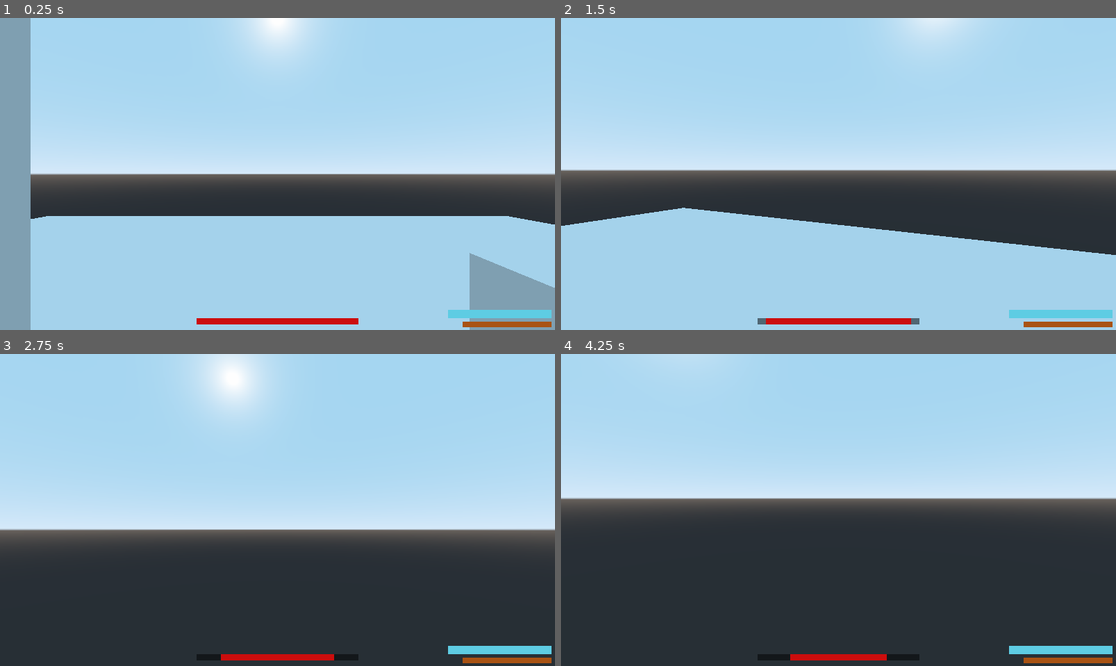
Above: before the commit, frames 1-4 (two rows, left to right).
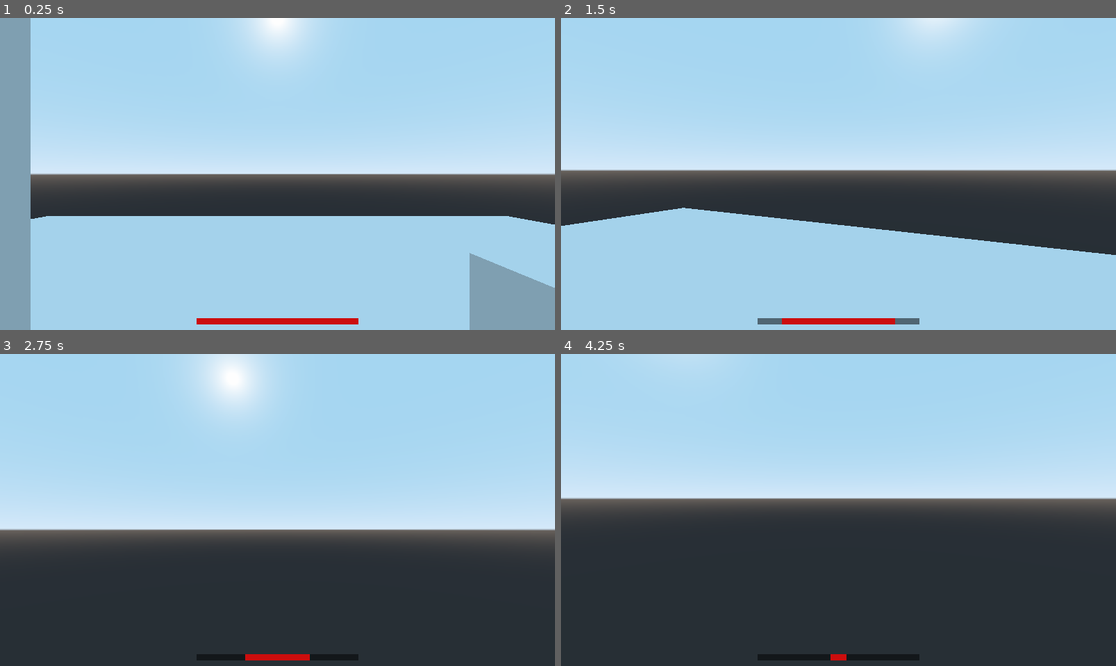
Above: after the commit, the same moments.

Repository: Draconis-25/M-Fps
Game: Godot game, scene res://src/World.tscn
The game is run twice, just before and just after one commit, with the same random seed, the same clock (stepped at 60 frames per second) and the same inputs.
Inputs (mouse positions are in pixels of both pictures, inside the frame that each line leads up to):
- Up to frame 1 (0.25 s): no input
- Up to frame 2 (1.5 s): move the mouse to (866, 174) at 0.52 s; hold W (forward) from 0.53 s (still down); tap Space (jump) at 0.77 s; move the mouse to (810, 174) at 1.27 s
- Up to frame 3 (2.75 s): keep holding W (forward); tap Space (jump) at 1.52 s; move the mouse to (288, 503) at 2.02 s
- Up to frame 4 (4.25 s): keep holding W (forward); move the mouse to (832, 516) at 2.77 s; tap Space (jump) at 3.02, 3.77 s; tap Enter at 3.5 s; move the mouse to (877, 513) at 3.52 s

The runs differ from the first frame. In frame 1, 0.8% of the frame differs, in the area x 80-100%, y 93-100%; in frame 2, 0.9%; in frame 3, 1.0%; in frame 4, 1.1%, in the area x 41-100%, y 93-100%.

Commit message:
lots of stuff

Diff:
--- a/project.godot
+++ b/project.godot
@@ -7,6 +7,16 @@
 ;   param=value ; assign values to parameters
 
 config_version=4
+
+_global_script_classes=[ {
+"base": "KinematicBody",
+"class": "Player",
+"language": "GDScript",
+"path": "res://src/Player/Player.gd"
+} ]
+_global_script_class_icons={
+"Player": ""
+}
 
 [application]
 
--- /dev/null
+++ b/res/Darkgrid.tres
@@ -0,0 +1,8 @@
+[gd_resource type="SpatialMaterial" load_steps=2 format=2]
+
+[ext_resource path="res://res/Dark/texture_01.png" type="Texture" id=1]
+
+[resource]
+flags_world_triplanar = true
+albedo_texture = ExtResource( 1 )
+uv1_triplanar = true
--- /dev/null
+++ b/res/Greengrid.tres
@@ -0,0 +1,8 @@
+[gd_resource type="SpatialMaterial" load_steps=2 format=2]
+
+[ext_resource path="res://res/Green/texture_01.png" type="Texture" id=1]
+
+[resource]
+flags_world_triplanar = true
+albedo_texture = ExtResource( 1 )
+uv1_triplanar = true
--- /dev/null
+++ b/res/Redgrid.tres
@@ -0,0 +1,10 @@
+[gd_resource type="SpatialMaterial" load_steps=2 format=2]
+
+[ext_resource path="res://res/Red/texture_01.png" type="Texture" id=1]
+
+[resource]
+flags_transparent = true
+flags_world_triplanar = true
+albedo_color = Color( 1, 1, 1, 0.588235 )
+albedo_texture = ExtResource( 1 )
+uv1_triplanar = true
--- /dev/null
+++ b/src/LVL/Lv1.tscn
@@ -0,0 +1,112 @@
+[gd_scene load_steps=10 format=2]
+
+[ext_resource path="res://src/Player/Player.tscn" type="PackedScene" id=1]
+[ext_resource path="res://res/Darkgrid.tres" type="Material" id=2]
+[ext_resource path="res://src/Scenes/Deadline.tscn" type="PackedScene" id=3]
+[ext_resource path="res://res/photo_studio_01_2k.hdr" type="Texture" id=4]
+[ext_resource path="res://src/Meshes/Mesh.tscn" type="PackedScene" id=5]
+[ext_resource path="res://waypoint.tscn" type="PackedScene" id=6]
+
+[sub_resource type="PanoramaSky" id=1]
+panorama = ExtResource( 4 )
+
+[sub_resource type="Environment" id=2]
+background_mode = 3
+background_sky = SubResource( 1 )
+
+[sub_resource type="BoxShape" id=3]
+extents = Vector3( 5, 2, 2 )
+
+[node name="Lv1" type="Spatial"]
+
+[node name="CSGCombiner" type="CSGCombiner" parent="."]
+use_collision = true
+
+[node name="CSGBox" type="CSGBox" parent="CSGCombiner"]
+width = 10.0
+depth = 10.0
+material = ExtResource( 2 )
+
+[node name="CSGBox5" type="CSGBox" parent="CSGCombiner"]
+transform = Transform( 1, 0, 0, 0, 1, 0, 0, 0, 1, 0, 0, -40 )
+width = 10.0
+depth = 10.0
+material = ExtResource( 2 )
+
+[node name="CSGBox2" type="CSGBox" parent="CSGCombiner"]
+transform = Transform( -4.37114e-08, 1, 0, -1, -4.37114e-08, 0, 0, 0, 1, -6, 7, -20 )
+width = 16.0
+depth = 50.0
+material = ExtResource( 2 )
+
+[node name="CSGBox3" type="CSGBox" parent="CSGCombiner"]
+transform = Transform( -4.37114e-08, 1, 0, -1, -4.37114e-08, 0, 0, 0, 1, 6, 7, -20 )
+width = 16.0
+depth = 50.0
+material = ExtResource( 2 )
+
+[node name="CSGBox4" type="CSGBox" parent="CSGCombiner"]
+transform = Transform( 1.91069e-15, -4.37114e-08, -1, -1, -4.37114e-08, 0, -4.37114e-08, 1, -4.37114e-08, 0, 7, 6 )
+width = 16.0
+depth = 14.0
+material = ExtResource( 2 )
+
+[node name="CSGBox6" type="CSGBox" parent="CSGCombiner"]
+transform = Transform( 1.91069e-15, -4.37114e-08, -1, -1, -4.37114e-08, 0, -4.37114e-08, 1, -4.37114e-08, 0, 7, -46 )
+width = 16.0
+depth = 14.0
+material = ExtResource( 2 )
+
+[node name="Env" type="Spatial" parent="."]
+
+[node name="WorldEnvironment" type="WorldEnvironment" parent="Env"]
+environment = SubResource( 2 )
+
+[node name="Player" parent="." instance=ExtResource( 1 )]
+transform = Transform( 1, 0, 0, 0, 1, 0, 0, 0, 1, 0, 3, 0 )
+
+[node name="Area" parent="." instance=ExtResource( 3 )]
+transform = Transform( 1, 0, 0, 0, 1, 0, 0, 0, 1, 0, -10, -21 )
+
+[node name="Spatial" type="Spatial" parent="."]
+
+[node name="Spatial" parent="Spatial" instance=ExtResource( 5 )]
+transform = Transform( 1, 0, 0, 0, 1, 0, 0, 0, 1, 0, 0, -7 )
+type = 2
+
+[node name="Spatial2" parent="Spatial" instance=ExtResource( 5 )]
+transform = Transform( 1, 0, 0, 0, 1, 0, 0, 0, 1, 0, 0, -11 )
+
+[node name="Spatial3" parent="Spatial" instance=ExtResource( 5 )]
+transform = Transform( 1, 0, 0, 0, 1, 0, 0, 0, 1, 3, 0, -14 )
+
+[node name="Spatial4" parent="Spatial" instance=ExtResource( 5 )]
+transform = Transform( 1, 0, 0, 0, 1, 0, 0, 0, 1, 0, 0, -17 )
+
+[node name="Spatial5" parent="Spatial" instance=ExtResource( 5 )]
+transform = Transform( 1, 0, 0, 0, 1, 0, 0, 0, 1, -3, 0, -21 )
+
+[node name="Spatial6" parent="Spatial" instance=ExtResource( 5 )]
+transform = Transform( 1, 0, 0, 0, 1, 0, 0, 0, 1, 0, 0, -21 )
+type = 2
+
+[node name="Spatial7" parent="Spatial" instance=ExtResource( 5 )]
+transform = Transform( 1, 0, 0, 0, 1, 0, 0, 0, 1, 0, 0, -25 )
+
+[node name="Spatial8" parent="Spatial" instance=ExtResource( 5 )]
+transform = Transform( 1, 0, 0, 0, 1, 0, 0, 0, 1, 0, 0, -30 )
+
+[node name="Spatial9" parent="Spatial" instance=ExtResource( 5 )]
+transform = Transform( 1, 0, 0, 0, 1, 0, 0, 0, 1, 0, 0, -33 )
+
+[node name="Area2" type="Area" parent="."]
+transform = Transform( 1, 0, 0, 0, 1, 0, 0, 0, 1, 0, 2, -43 )
+
+[node name="Position3D" type="Position3D" parent="Area2"]
+
+[node name="Waypoint" parent="Area2/Position3D" instance=ExtResource( 6 )]
+text = ""
+
+[node name="CollisionShape" type="CollisionShape" parent="Area2"]
+transform = Transform( 1, 0, 0, 0, 1, 0, 0, 0, 1, 0, 1, 0 )
+shape = SubResource( 3 )
--- a/src/Meshes/Mesh.gd
+++ b/src/Meshes/Mesh.gd
@@ -2,8 +2,8 @@
 
 export(int, 1, 2) var type = 1
 
-export var mat = preload("res://src/Meshes/mesh.tres")
-export var tmat = preload("res://src/Meshes/mesh-t.tres")
+export var mat = preload("res://res/Greengrid.tres")
+export var tmat = preload("res://res/Redgrid.tres")
 
 onready var collision =  $StaticBody/CollisionShape
 
--- a/src/Player/Player.gd
+++ b/src/Player/Player.gd
@@ -1,4 +1,5 @@
 extends KinematicBody
+class_name Player
 
 const ACCEL_DEFAULT = 7
 const ACCEL_AIR = 1
@@ -50,7 +51,7 @@
 		camera.set_as_toplevel(false)
 		camera.global_transform = head.global_transform
 
-	change_bar.value = timer.time_left
+	change_bar.value = timer.time_left *2
 	health_bar.value = health
 	ability_bar.value =ability
 
--- a/src/Player/Player.tscn
+++ b/src/Player/Player.tscn
@@ -51,6 +51,7 @@
 }
 
 [node name="HealthBar" type="TextureProgress" parent="GUI"]
+visible = false
 anchor_left = 0.807
 anchor_top = 0.935
 anchor_right = 0.995
@@ -69,6 +70,7 @@
 }
 
 [node name="AbilityBar" type="TextureProgress" parent="GUI"]
+visible = false
 anchor_left = 0.833042
 anchor_top = 0.972037
 anchor_right = 0.995
@@ -88,7 +90,7 @@
 }
 
 [node name="Timer" type="Timer" parent="."]
-wait_time = 10.0
+wait_time = 5.0
 autostart = true
 
 [connection signal="timeout" from="Timer" to="." method="_on_Timer_timeout"]
--- /dev/null
+++ b/src/Scenes/Deadline.gd
@@ -0,0 +1,7 @@
+extends Area
+
+
+
+func _on_Deadline_body_entered(body):
+	if body is Player:
+		get_tree().reload_current_scene()
--- /dev/null
+++ b/src/Scenes/Deadline.tscn
@@ -0,0 +1,29 @@
+[gd_scene load_steps=5 format=2]
+
+[ext_resource path="res://src/Scenes/Deadline.gd" type="Script" id=1]
+
+[sub_resource type="BoxShape" id=1]
+extents = Vector3( 100, 1, 100 )
+
+[sub_resource type="CubeMesh" id=2]
+size = Vector3( 200, 2, 200 )
+
+[sub_resource type="SpatialMaterial" id=3]
+albedo_color = Color( 1, 0, 0, 1 )
+emission_enabled = true
+emission = Color( 1, 0, 0, 1 )
+emission_energy = 30.0
+emission_operator = 0
+emission_on_uv2 = false
+
+[node name="Deadline" type="Area"]
+script = ExtResource( 1 )
+
+[node name="CollisionShape" type="CollisionShape" parent="."]
+shape = SubResource( 1 )
+
+[node name="MeshInstance" type="MeshInstance" parent="."]
+mesh = SubResource( 2 )
+material/0 = SubResource( 3 )
+
+[connection signal="body_entered" from="." to="." method="_on_Deadline_body_entered"]
--- /dev/null
+++ b/waypoint.gd
@@ -0,0 +1,119 @@
+extends Control
+
+# Some margin to keep the marker away from the screen's corners.
+const MARGIN = 8
+
+onready var camera = get_viewport().get_camera()
+onready var parent = get_parent()
+onready var label = $Label
+onready var marker = $Marker
+
+# The waypoint's text.
+export var text = "Waypoint" setget set_text
+
+# If `true`, the waypoint sticks to the viewport's edges when moving off-screen.
+export var sticky = true
+
+
+func _ready() -> void:
+	self.text = text
+
+	if not parent is Spatial:
+		push_error("The waypoint's parent node must inherit from Spatial.")
+
+
+func _process(_delta):
+	if not camera.current:
+		# If the camera we have isn't the current one, get the current camera.
+		camera = get_viewport().get_camera()
+	var parent_translation = parent.global_transform.origin
+	var camera_transform = camera.global_transform
+	var camera_translation = camera_transform.origin
+
+	# We would use "camera.is_position_behind(parent_translation)", except
+	# that it also accounts for the near clip plane, which we don't want.
+	var is_behind = camera_transform.basis.z.dot(parent_translation - camera_translation) > 0
+
+	# Fade the waypoint when the camera gets close.
+	var distance = camera_translation.distance_to(parent_translation)
+	modulate.a = clamp(range_lerp(distance, 0, 2, 0, 1), 0, 1 )
+
+	var unprojected_position = camera.unproject_position(parent_translation)
+	# `get_size_override()` will return a valid size only if the stretch mode is `2d`.
+	# Otherwise, the viewport size is used directly.
+	var viewport_base_size = (
+			get_viewport().get_size_override() if get_viewport().get_size_override() > Vector2(0, 0)
+			else get_viewport().size
+	)
+
+	if not sticky:
+		# For non-sticky waypoints, we don't need to clamp and calculate
+		# the position if the waypoint goes off screen.
+		rect_position = unprojected_position
+		visible = not is_behind
+		return
+
+	# We need to handle the axes differently.
+	# For the screen's X axis, the projected position is useful to us,
+	# but we need to force it to the side if it's also behind.
+	if is_behind:
+		if unprojected_position.x < viewport_base_size.x / 2:
+			unprojected_position.x = viewport_base_size.x - MARGIN
+		else:
+			unprojected_position.x = MARGIN
+
+	# For the screen's Y axis, the projected position is NOT useful to us
+	# because we don't want to indicate to the user that they need to look
+	# up or down to see something behind them. Instead, here we approximate
+	# the correct position using difference of the X axis Euler angles
+	# (up/down rotation) and the ratio of that with the camera's FOV.
+	# This will be slightly off from the theoretical "ideal" position.
+	if is_behind or unprojected_position.x < MARGIN or \
+			unprojected_position.x > viewport_base_size.x - MARGIN:
+		var look = camera_transform.looking_at(parent_translation, Vector3.UP)
+		var diff = angle_diff(look.basis.get_euler().x, camera_transform.basis.get_euler().x)
+		unprojected_position.y = viewport_base_size.y * (0.5 + (diff / deg2rad(camera.fov)))
+
+	rect_position = Vector2(
+			clamp(unprojected_position.x, MARGIN, viewport_base_size.x - MARGIN),
+			clamp(unprojected_position.y, MARGIN, viewport_base_size.y - MARGIN)
+	)
+
+	label.visible = true
+	rect_rotation = 0
+	# Used to display a diagonal arrow when the waypoint is displayed in
+	# one of the screen corners.
+	var overflow = 0
+
+	if rect_position.x <= MARGIN:
+		# Left overflow.
+		overflow = -45
+		label.visible = false
+		rect_rotation = 90
+	elif rect_position.x >= viewport_base_size.x - MARGIN:
+		# Right overflow.
+		overflow = 45
+		label.visible = false
+		rect_rotation = 270
+
+	if rect_position.y <= MARGIN:
+		# Top overflow.
+		label.visible = false
+		rect_rotation = 180 + overflow
+	elif rect_position.y >= viewport_base_size.y - MARGIN:
+		# Bottom overflow.
+		label.visible = false
+		rect_rotation = -overflow
+
+
+func set_text(p_text):
+	text = p_text
+
+	# The label's text can only be set once the node is ready.
+	if is_inside_tree():
+		label.text = p_text
+
+
+static func angle_diff(from, to):
+	var diff = fmod(to - from, TAU)
+	return fmod(2.0 * diff, TAU) - diff
--- /dev/null
+++ b/waypoint.svg
@@ -0,0 +1 @@
+<svg height="128" viewBox="0 0 33.866666 33.866666" width="128" xmlns="http://www.w3.org/2000/svg"><path d="m2.5 3.6166886h28.8667346l-14.433367 27.0625224z" fill="#fff" stroke="#000" stroke-width="3"/></svg>
--- /dev/null
+++ b/waypoint.tscn
@@ -0,0 +1,41 @@
+[gd_scene load_steps=5 format=2]
+
+[ext_resource path="res://waypoint.gd" type="Script" id=1]
+[ext_resource path="res://waypoint.svg" type="Texture" id=2]
+[ext_resource path="res://noto_sans_regular.ttf" type="DynamicFontData" id=3]
+
+[sub_resource type="DynamicFont" id=1]
+font_data = ExtResource( 3 )
+
+[node name="Waypoint" type="Control"]
+script = ExtResource( 1 )
+__meta__ = {
+"_edit_use_anchors_": false
+}
+
+[node name="Label" type="Label" parent="."]
+margin_left = -200.0
+margin_top = -40.0
+margin_right = 200.0
+margin_bottom = -17.0
+custom_fonts/font = SubResource( 1 )
+custom_colors/font_color_shadow = Color( 0, 0, 0, 0.501961 )
+custom_constants/shadow_offset_x = 1
+custom_constants/shadow_offset_y = 1
+text = "Waypoint"
+align = 1
+__meta__ = {
+"_edit_use_anchors_": false
+}
+
+[node name="Marker" type="TextureRect" parent="."]
+margin_left = -8.0
+margin_top = -16.0
+margin_right = 120.0
+margin_bottom = 112.0
+rect_scale = Vector2( 0.125, 0.125 )
+texture = ExtResource( 2 )
+__meta__ = {
+"_edit_use_anchors_": false,
+"_editor_description_": "An high-resolution texture is used and scaled down so the demo looks good at higher resolutions."
+}
Binary file added: noto_sans_regular.ttf
Binary file added: res/Dark/texture_01.png
Not shown, added: res/Dark/texture_01.png.import
Binary file added: res/Dark/texture_02.png
Not shown, added: res/Dark/texture_02.png.import
Binary file added: res/Dark/texture_03.png
Not shown, added: res/Dark/texture_03.png.import
Binary file added: res/Dark/texture_04.png
Not shown, added: res/Dark/texture_04.png.import
Binary file added: res/Dark/texture_05.png
Not shown, added: res/Dark/texture_05.png.import
Binary file added: res/Dark/texture_06.png
(and 70 more such lines)
